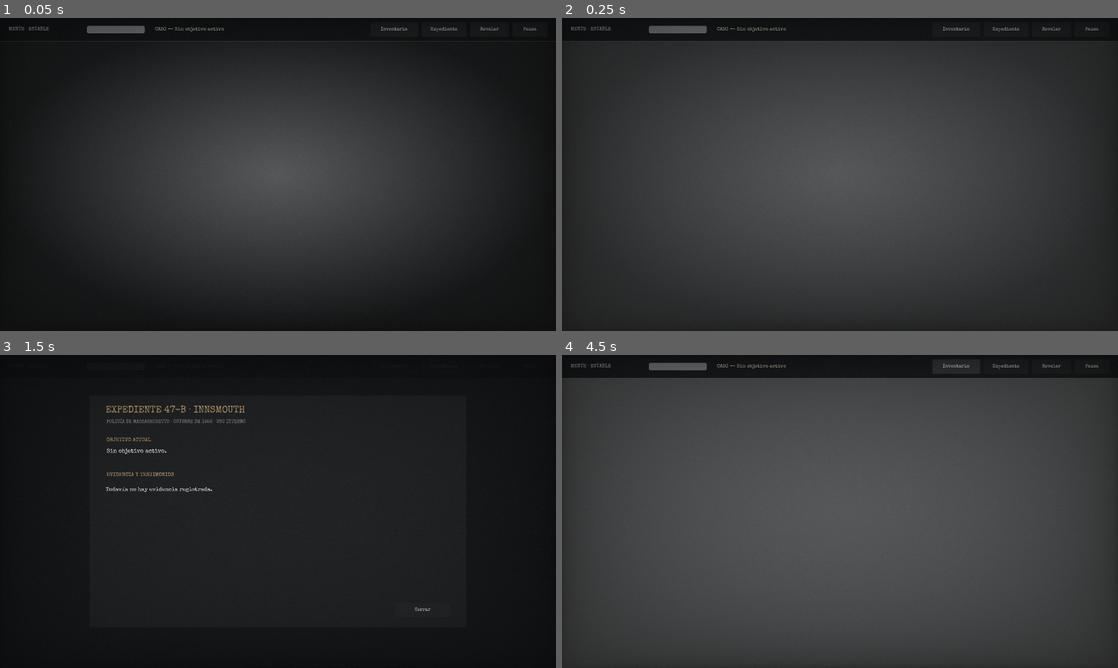
Above: before the commit, frames 1-4 (two rows, left to right).
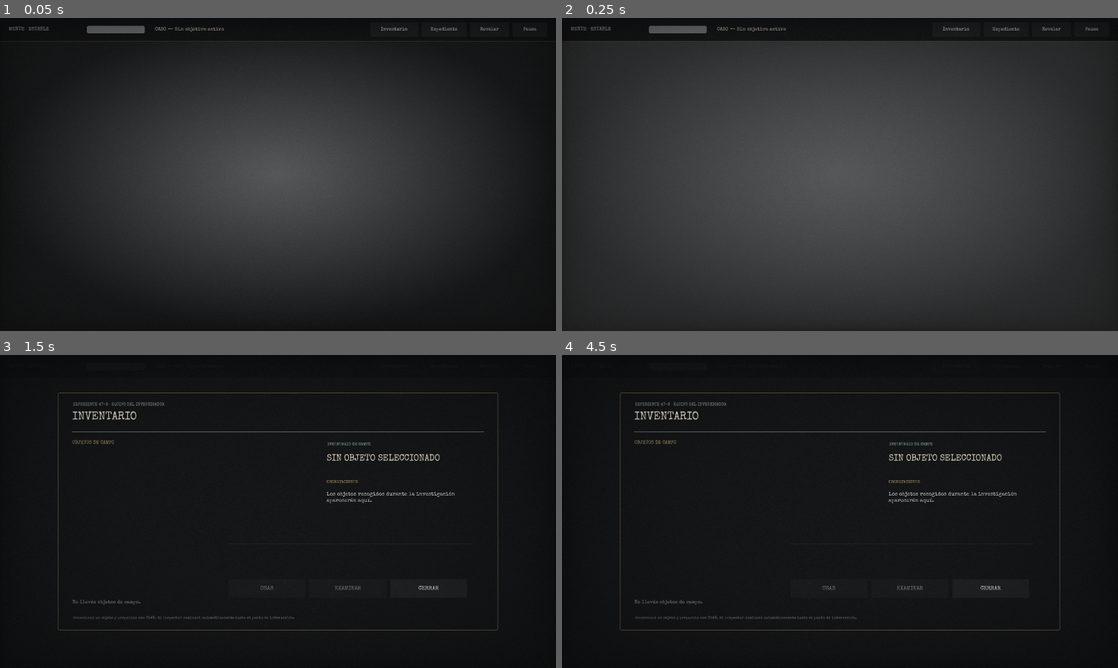
Above: after the commit, the same moments.

Repository: gabsvm/HorrorPlay
Game: Godot game, scene res://src/common/ui/ui_hud.tscn
The game is run twice, just before and just after one commit, with the same random seed, the same clock (stepped at 60 frames per second) and the same inputs. This scene is started directly instead of the project's main scene.
Inputs:
- Up to frame 1 (0.05 s): no input
- Up to frame 2 (0.25 s): no input
- Up to frame 3 (1.5 s): click "Inventario" at 0.5 s; click "Expediente" at 1.25 s
- Up to frame 4 (4.5 s): click "Revelar" at 2 s; click "Pausa" at 2.75 s; click "Cerrar" (after the commit: "CERRAR") at 3.5 s; click "Inventario" at 4.25 s

The runs differ from the first frame. In frame 3, 2.5% of the frame differs, in the area x 10-90%, y 12-88%; in frame 4, 92%, in the area x 0-100%, y 2-100%.
Error before the commit: Cannot call method 'add_theme_stylebox_override' on a null value. (res://src/common/ui/ui_hud.gd:59)

Commit message:
feat: integrate full inventory and explicit item use UX

Diff:
--- a/src/common/ui/ui_hud.gd
+++ b/src/common/ui/ui_hud.gd
@@ -6,14 +6,15 @@
 @onready var sanity_label: Label = $TopBar/SanityLabel
 @onready var sanity_bar: ProgressBar = $TopBar/SanityBar
 @onready var objective_label: Label = $TopBar/ObjectiveLabel
-@onready var inventory_panel: Panel = $InventoryPanel
-@onready var slots_container: HBoxContainer = $InventoryPanel/ScrollContainer/SlotsContainer
-@onready var active_item_label: Label = $InventoryPanel/ActiveItemLabel
 @onready var vignette: TextureRect = $Vignette
+@onready var use_mode_bar: Panel = $UseModeBar
+@onready var use_mode_item_label: Label = $UseModeBar/ItemLabel
 @onready var casebook_backdrop: ColorRect = $CasebookBackdrop
 @onready var casebook_panel: Panel = $CasebookBackdrop/CasebookPanel
 @onready var casebook_objective: Label = $CasebookBackdrop/CasebookPanel/CaseObjective
 @onready var evidence_list: VBoxContainer = $CasebookBackdrop/CasebookPanel/EvidenceScroll/EvidenceList
+@onready var inventory_menu: Control = $InventoryMenu
+@onready var pause_menu: Control = $PauseMenu
 
 var cached_sfx: Dictionary = {}
 var custom_font: Font = null
@@ -28,7 +29,9 @@
 	_apply_hud_styles()
 	_create_feedback_stack()
 	casebook_backdrop.visible = false
+	use_mode_bar.visible = false
 	sanity_bar.show_percentage = false
+
 	Inventory.item_added.connect(_on_item_added)
 	Inventory.item_removed.connect(_on_item_removed)
 	Inventory.active_item_changed.connect(_on_active_item_changed)
@@ -36,7 +39,9 @@
 	Sanity.sanity_tier_changed.connect(_on_sanity_tier_changed)
 	Investigation.objective_changed.connect(_on_objective_changed)
 	Investigation.evidence_discovered.connect(_on_evidence_discovered)
-	_update_inventory_ui()
+	if inventory_menu.has_signal("item_armed"):
+		inventory_menu.item_armed.connect(_on_inventory_item_armed)
+
 	_update_sanity_ui(Sanity.current_sanity)
 	_on_active_item_changed(Inventory.active_item)
 	_on_objective_changed(Investigation.current_objective_id, Investigation.get_current_objective_text())
@@ -44,19 +49,25 @@
 	_setup_safe_area()
 	hud_initialized = true
 
+func _unhandled_input(event: InputEvent) -> void:
+	if event is InputEventKey and event.pressed and not event.echo and event.keycode == KEY_I:
+		if DialogueManager.current_balloon or casebook_backdrop.visible or pause_menu.visible:
+			return
+		get_viewport().set_input_as_handled()
+		if inventory_menu.visible:
+			inventory_menu.close_menu()
+		else:
+			_on_inventory_pressed()
+
 func _apply_hud_styles() -> void:
 	var top_style = StyleBoxFlat.new()
-	top_style.bg_color = Color(0.012, 0.016, 0.021, 0.9)
+	top_style.bg_color = Color(0.01, 0.014, 0.018, 0.92)
 	top_style.border_width_bottom = 1
 	top_style.border_color = Color(0.38, 0.3, 0.19, 0.68)
 	top_style.content_margin_left = 18
 	top_style.content_margin_right = 18
 	top_bar.add_theme_stylebox_override("panel", top_style)
-	var inventory_style = StyleBoxFlat.new()
-	inventory_style.bg_color = Color(0.012, 0.016, 0.021, 0.92)
-	inventory_style.border_width_top = 1
-	inventory_style.border_color = Color(0.38, 0.3, 0.19, 0.62)
-	inventory_panel.add_theme_stylebox_override("panel", inventory_style)
+
 	var case_style = StyleBoxFlat.new()
 	case_style.bg_color = Color(0.035, 0.032, 0.029, 0.985)
 	case_style.border_width_left = 2
@@ -70,6 +81,19 @@
 	case_style.corner_radius_bottom_right = 6
 	casebook_panel.add_theme_stylebox_override("panel", case_style)
 
+	var use_style = StyleBoxFlat.new()
+	use_style.bg_color = Color(0.015, 0.02, 0.022, 0.97)
+	use_style.border_width_left = 2
+	use_style.border_width_top = 1
+	use_style.border_width_right = 1
+	use_style.border_width_bottom = 1
+	use_style.border_color = Color(0.66, 0.52, 0.29, 0.85)
+	use_style.corner_radius_top_left = 4
+	use_style.corner_radius_top_right = 4
+	use_style.corner_radius_bottom_left = 4
+	use_style.corner_radius_bottom_right = 4
+	use_mode_bar.add_theme_stylebox_override("panel", use_style)
+
 func _create_feedback_stack() -> void:
 	feedback_stack = VBoxContainer.new()
 	feedback_stack.name = "FeedbackStack"
@@ -90,9 +114,7 @@
 		$TopBar.offset_top = max(0, safe_area.position.y)
 		$TopBar.offset_left = max(0, safe_area.position.x)
 		$TopBar.offset_right = -max(0, window_size.x - safe_area.end.x)
-		$InventoryPanel.offset_bottom = -max(0, window_size.y - safe_area.end.y)
-		$InventoryPanel.offset_left = max(0, safe_area.position.x)
-		$InventoryPanel.offset_right = -max(0, window_size.x - safe_area.end.x)
+		$UseModeBar.offset_bottom = -28.0 - max(0, window_size.y - safe_area.end.y)
 		feedback_stack.offset_top = 105.0 + max(0, safe_area.position.y)
 
 func _apply_theme_font_recursive(node: Node, font: Font) -> void:
@@ -103,15 +125,52 @@
 
 func show_hover_text(text: String) -> void:
 	if Inventory.active_item:
-		hover_label.text = "Usar " + Inventory.active_item.name + " en " + text
+		hover_label.text = "USAR · %s → %s" % [Inventory.active_item.name, text]
 	else:
 		hover_label.text = text
 
 func clear_hover_text() -> void:
 	if Inventory.active_item:
-		hover_label.text = "Objeto activo: " + Inventory.active_item.name
+		hover_label.text = ""
 	else:
 		hover_label.text = ""
+
+func show_item_use_feedback(message: String) -> void:
+	_show_feedback("NO SE PUEDE USAR AHÍ", message, Color(0.68, 0.46, 0.32, 1))
+	_play_cached_sfx("error", 0.9)
+
+func _on_inventory_pressed() -> void:
+	if DialogueManager.current_balloon or casebook_backdrop.visible or pause_menu.visible:
+		return
+	if inventory_menu.has_method("open_menu"):
+		inventory_menu.open_menu()
+		_play_cached_sfx("open", 0.95)
+
+func _on_inventory_item_armed(item: ItemData) -> void:
+	_show_feedback("OBJETO PREPARADO", "%s · Elegí en el escenario dónde usarlo." % item.name, Color(0.74, 0.6, 0.34, 1))
+	_play_select_sfx()
+
+func _on_cancel_item_use_pressed() -> void:
+	if Inventory.active_item:
+		var item_name = Inventory.active_item.name
+		Inventory.set_active_item(null)
+		_show_feedback("USO CANCELADO", item_name, Color(0.52, 0.57, 0.55, 1))
+
+func _on_active_item_changed(item: ItemData) -> void:
+	use_mode_bar.visible = item != null
+	if item:
+		use_mode_item_label.text = "%s · Tocá dónde querés usarlo" % item.name
+	else:
+		use_mode_item_label.text = ""
+		clear_hover_text()
+
+func _on_item_added(item: ItemData) -> void:
+	_play_pickup_sfx()
+	if hud_initialized:
+		_show_feedback("OBJETO RECOGIDO", item.name, Color(0.72, 0.57, 0.32, 1))
+
+func _on_item_removed(_item: ItemData) -> void:
+	pass
 
 func _on_sanity_changed(new_val: int) -> void:
 	_update_sanity_ui(new_val)
@@ -206,63 +265,11 @@
 	tween.tween_property(card, "modulate:a", 0.0, 0.35)
 	tween.finished.connect(func(): card.queue_free())
 
-func _on_item_added(_item: ItemData) -> void:
-	_update_inventory_ui()
-	_play_pickup_sfx()
-
-func _on_item_removed(_item: ItemData) -> void:
-	_update_inventory_ui()
-
-func _on_active_item_changed(item: ItemData) -> void:
-	if item:
-		active_item_label.text = "Seleccionado: " + item.name
-		hover_label.text = "Objeto activo: " + item.name
-		_play_select_sfx()
-	else:
-		active_item_label.text = "Sin selección"
-		clear_hover_text()
-
-func _update_inventory_ui() -> void:
-	inventory_panel.visible = not Inventory.items.is_empty()
-	for child in slots_container.get_children():
-		child.queue_free()
-	for item in Inventory.items:
-		var slot_btn = TextureButton.new()
-		slot_btn.pivot_offset = Vector2(70, 50)
-		slot_btn.scale = Vector2.ZERO
-		var panel = Panel.new()
-		panel.mouse_filter = Control.MOUSE_FILTER_IGNORE
-		panel.set_anchors_and_offsets_preset(Control.PRESET_FULL_RECT)
-		slot_btn.add_child(panel)
-		slot_btn.custom_minimum_size = Vector2(140, 100)
-		if item.icon:
-			slot_btn.texture_normal = item.icon
-			slot_btn.ignore_texture_size = true
-			slot_btn.stretch_mode = TextureButton.STRETCH_KEEP_ASPECT_CENTERED
-		else:
-			var label = Label.new()
-			label.text = item.name
-			label.horizontal_alignment = HORIZONTAL_ALIGNMENT_CENTER
-			label.vertical_alignment = VERTICAL_ALIGNMENT_CENTER
-			label.autowrap_mode = TextServer.AUTOWRAP_WORD_SMART
-			label.set_anchors_and_offsets_preset(Control.PRESET_FULL_RECT)
-			slot_btn.add_child(label)
-		slot_btn.pressed.connect(func(): _on_slot_pressed(item))
-		if custom_font:
-			_apply_theme_font_recursive(slot_btn, custom_font)
-		slots_container.add_child(slot_btn)
-		var tween = create_tween()
-		tween.tween_property(slot_btn, "scale", Vector2.ONE, 0.35).set_trans(Tween.TRANS_BACK).set_ease(Tween.EASE_OUT)
-
-func _on_slot_pressed(item: ItemData) -> void:
-	if Inventory.active_item == item:
+func _on_case_pressed() -> void:
+	if DialogueManager.current_balloon or inventory_menu.visible or pause_menu.visible:
+		return
+	if Inventory.active_item:
 		Inventory.set_active_item(null)
-	else:
-		Inventory.set_active_item(item)
-
-func _on_case_pressed() -> void:
-	if DialogueManager.current_balloon:
-		return
 	casebook_backdrop.visible = true
 	InputController.block_input(true)
 	_refresh_casebook()
@@ -312,57 +319,53 @@
 		if custom_font:
 			_apply_theme_font_recursive(entry, custom_font)
 
-func _init_sfx_cache() -> void:
-	cached_sfx["pickup_1"] = _generate_sfx_stream(0.12, 80)
-	cached_sfx["pickup_2"] = _generate_sfx_stream(0.18, 110)
-	cached_sfx["select"] = _generate_sfx_stream(0.3, 30)
-	cached_sfx["reveal"] = _generate_sfx_stream(0.15, 95)
-	cached_sfx["evidence"] = _generate_sfx_stream(0.08, 170)
-
-func _generate_sfx_stream(phase_step: float, duration_ms: int) -> AudioStreamWAV:
-	var stream = AudioStreamWAV.new()
-	stream.format = AudioStreamWAV.FORMAT_16_BITS
-	stream.mix_rate = 11025
-	stream.stereo = false
-	var sample_count = duration_ms * 11
-	var data = PackedByteArray()
-	data.resize(sample_count * 2)
-	for i in range(sample_count):
-		var envelope = pow(max(0.0, 1.0 - float(i) / float(sample_count)), 2.0)
-		var value = sin(float(i) * phase_step) * 0.16 * envelope
-		var sample = int(value * 32767.0)
-		data[i * 2] = sample & 0xff
-		data[i * 2 + 1] = (sample >> 8) & 0xff
-	stream.data = data
-	return stream
-
-func _play_cached_sfx(key: String, pitch: float = 1.0) -> void:
-	if not cached_sfx.has(key):
-		return
-	var sfx_player = AudioStreamPlayer.new()
-	for i in AudioServer.bus_count:
-		if AudioServer.get_bus_name(i) == "SFX":
-			sfx_player.bus = &"SFX"
-			break
-	add_child(sfx_player)
-	sfx_player.stream = cached_sfx[key]
-	sfx_player.pitch_scale = pitch
-	sfx_player.volume_db = -9.0
-	sfx_player.play()
-	sfx_player.finished.connect(func(): sfx_player.queue_free())
-
 func _on_reveal_pressed() -> void:
-	_play_cached_sfx("reveal", 1.6)
+	if inventory_menu.visible or casebook_backdrop.visible or pause_menu.visible:
+		return
+	_play_cached_sfx("reveal", 1.1)
 	if OS.get_name() in ["Android", "iOS"]:
 		Input.vibrate_handheld(120)
 	for hs in get_tree().get_nodes_in_group("hotspots"):
 		if hs is Hotspot and hs.has_method("reveal_feedback"):
 			hs.reveal_feedback()
 
+func _init_sfx_cache() -> void:
+	cached_sfx["pickup_1"] = _generate_sfx_stream(520.0, 105)
+	cached_sfx["pickup_2"] = _generate_sfx_stream(710.0, 135)
+	cached_sfx["select"] = _generate_sfx_stream(330.0, 90)
+	cached_sfx["reveal"] = _generate_sfx_stream(240.0, 160)
+	cached_sfx["evidence"] = _generate_sfx_stream(440.0, 180)
+	cached_sfx["error"] = _generate_sfx_stream(135.0, 150)
+	cached_sfx["open"] = _generate_sfx_stream(280.0, 120)
+
+func _generate_sfx_stream(freq: float, duration_ms: int) -> AudioStreamWAV:
+	var stream = AudioStreamWAV.new()
+	stream.format = AudioStreamWAV.FORMAT_16_BITS
+	stream.mix_rate = 11025
+	stream.stereo = false
+	var sample_count = int(float(stream.mix_rate) * float(duration_ms) / 1000.0)
+	var data = PackedByteArray()
+	data.resize(sample_count * 2)
+	for i in range(sample_count):
+		var t = float(i) / float(stream.mix_rate)
+		var duration = max(0.001, float(duration_ms) / 1000.0)
+		var envelope = pow(max(0.0, 1.0 - t / duration), 2.2)
+		var value = (sin(TAU * freq * t) * 0.56 + sin(TAU * freq * 1.51 * t) * 0.16) * envelope
+		var sample = int(clamp(value, -1.0, 1.0) * 32767.0)
+		data[i * 2] = sample & 0xff
+		data[i * 2 + 1] = (sample >> 8) & 0xff
+	stream.data = data
+	return stream
+
+func _play_cached_sfx(key: String, pitch: float = 1.0) -> void:
+	if not cached_sfx.has(key):
+		return
+	AudioBus.play_sfx(cached_sfx[key], -10.0, pitch)
+
 func _play_pickup_sfx() -> void:
 	_play_cached_sfx("pickup_1", 1.0)
-	await get_tree().create_timer(0.06).timeout
-	_play_cached_sfx("pickup_2", 1.18)
+	await get_tree().create_timer(0.055).timeout
+	_play_cached_sfx("pickup_2", 1.05)
 
 func _play_select_sfx() -> void:
-	_play_cached_sfx("select", 0.85)
+	_play_cached_sfx("select", 0.95)
